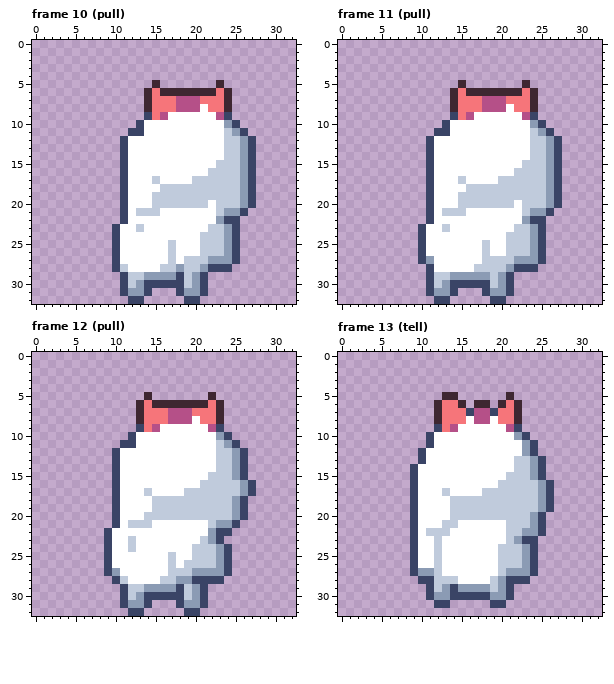
File history of a pixel-art file, art/minis/dog-duchess@88.aseprite. Above: the version before the commit.
33x33 pixels, 24 frames. Shown: frame 10 (pull), frame 11 (pull), frame 12 (pull), frame 13 (tell). The commit also changed other frames, which this record leaves out.
New version:
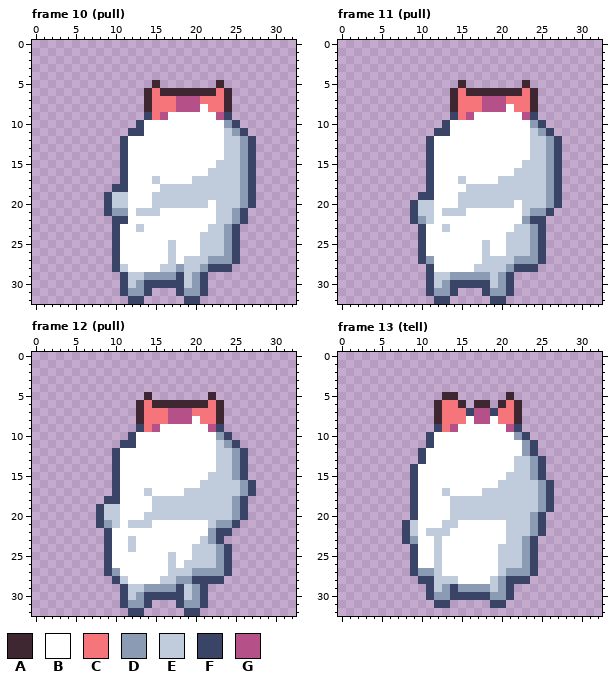
Palette (. is transparent): A #3e2731  B #ffffff  C #f6757a  D #8b9bb4  E #c0cbdc  F #3a4466  G #b55088
The author wrote: Step Duchess's front paws in her walk and match the fanny pack's strap at every size
The edit:
{"where": "frame 10 (pull)"}
{"frame":10,"y":18,"x":10,"old":".","new":"F"}
{"frame":10,"y":19,"x":9,"old":"..F","new":"FEE"}
{"frame":10,"y":20,"x":9,"old":"..F","new":"FEE"}
{"frame":10,"y":21,"x":9,"old":"..F","new":"FDD"}
{"frame":10,"y":21,"x":24,"old":"D","new":"E"}
{"frame":10,"y":22,"x":10,"old":".","new":"F"}
{"frame":10,"y":22,"x":23,"old":"DFF.","new":"EEDF"}
{"where": "frame 11 (pull)"}
{"frame":11,"y":19,"x":10,"old":".","new":"F"}
{"frame":11,"y":20,"x":9,"old":"..F","new":"FEE"}
{"frame":11,"y":21,"x":9,"old":"..F","new":"FEE"}
{"frame":11,"y":22,"x":9,"old":"..F","new":"FDE"}
{"where": "frame 12 (pull)"}
{"frame":12,"y":18,"x":9,"old":".","new":"F"}
{"frame":12,"y":19,"x":8,"old":"..F","new":"FEE"}
{"frame":12,"y":20,"x":8,"old":"..F","new":"FEE"}
{"frame":12,"y":21,"x":8,"old":"..F","new":"FDE"}
{"where": "frame 13 (tell)"}
{"frame":13,"y":21,"x":8,"old":".F","new":"FE"}
{"frame":13,"y":22,"x":8,"old":".F","new":"FE"}
{"frame":13,"y":22,"x":23,"old":"D","new":"E"}
{"frame":13,"y":23,"x":8,"old":".F","new":"FD"}
{"frame":13,"y":23,"x":22,"old":"DF","new":"ED"}
